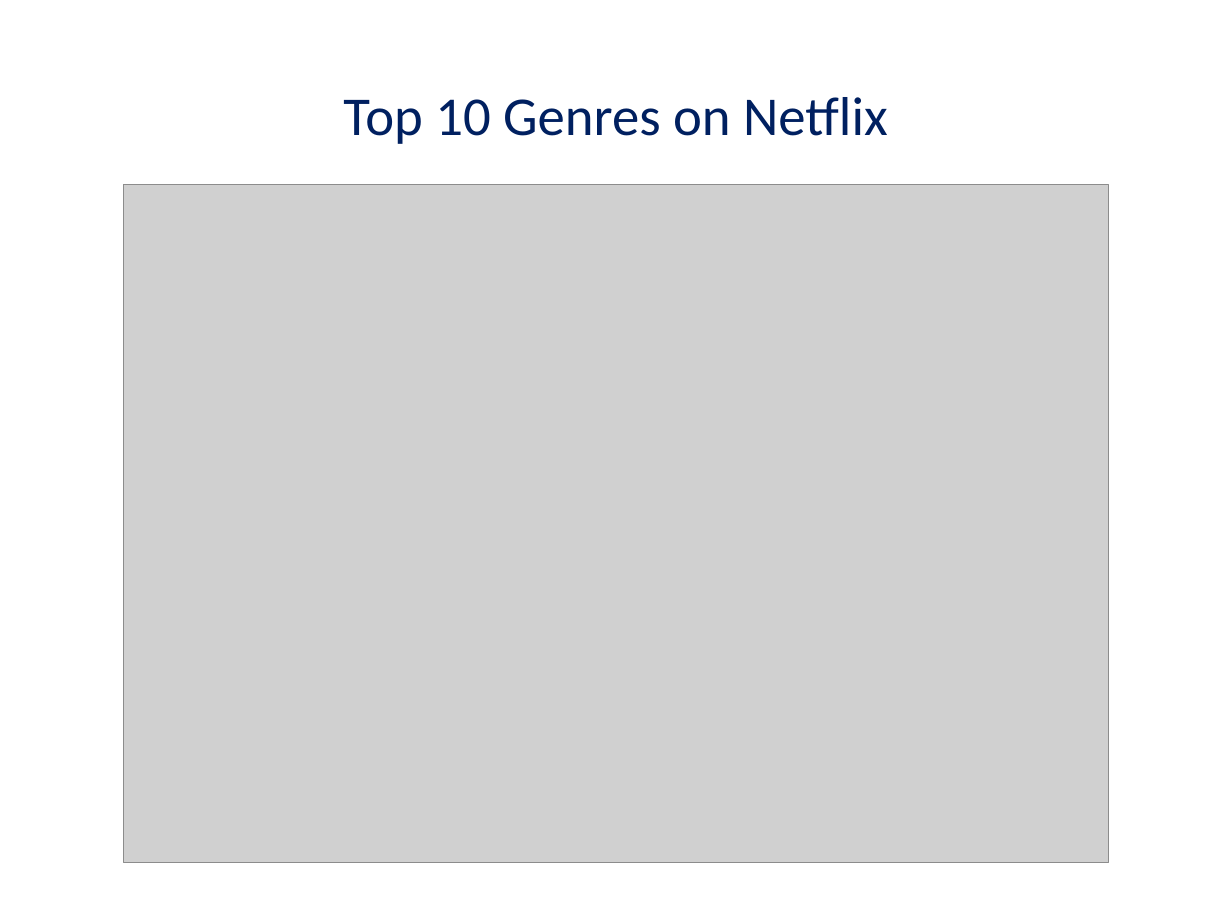
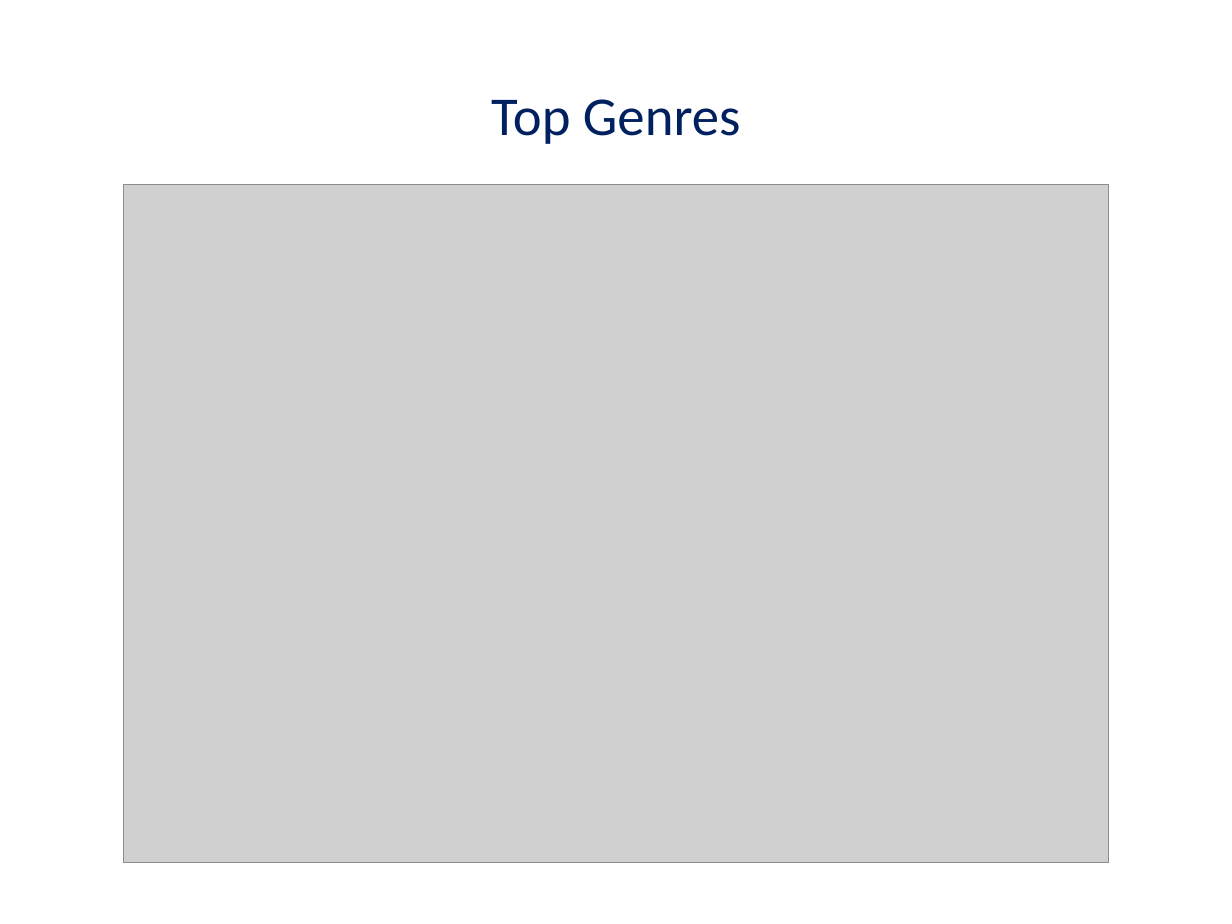
Before and after one commit to gpenessot/Automate-Presentation-Creation-with-Python, a slide deck: slide 2 of Netflix_Content_Analysis.pptx (slide 5 before the commit). Drawn at 1232x924 pixels with LibreOffice and Linux fonts; fonts in the diff are those of the drawing; grey boxes stand for pictures. Boxes give left, top, right and bottom in pixels: in the first picture for what was removed or moved away, otherwise in the second. Text is boxed around its words. In the diff, an @@ line names an element or a change of style, - is before the commit and + after.

```diff
--- a/Netflix_Content_Analysis.pptx
+++ b/Netflix_Content_Analysis.pptx
@@ title at [491, 99, 741, 144]: text changed @@
-Top 10 Genres on Netflix
+Top Genres
```
Also in this commit, not shown: 4 other slides changed, 2 slides added, 2 slides removed, 11 other files.
